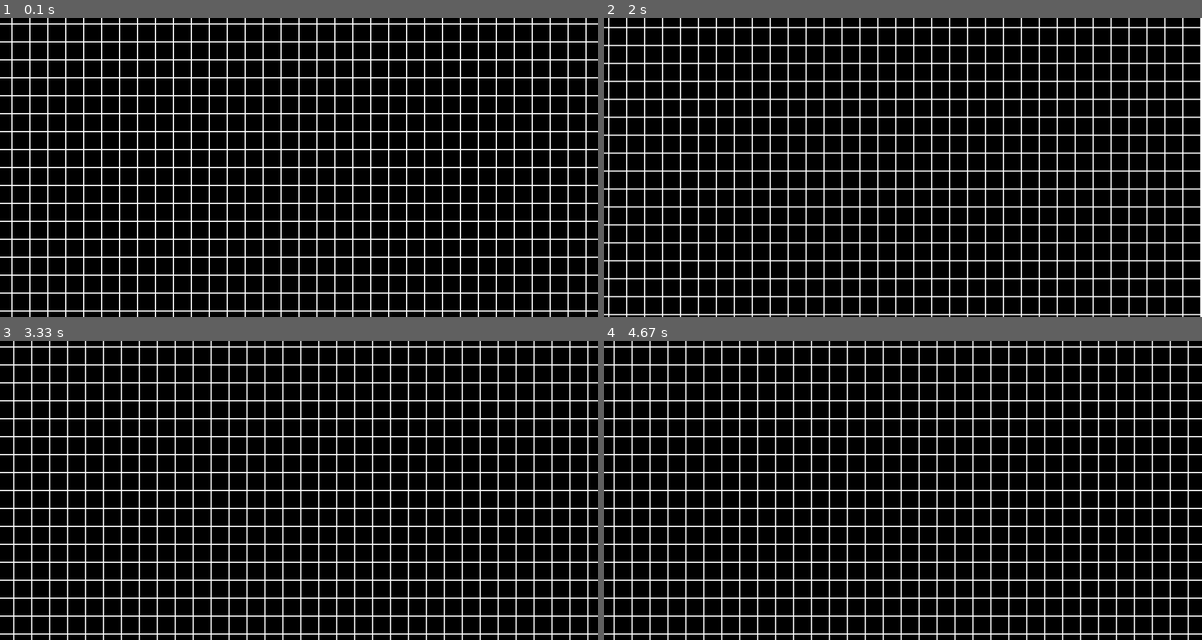
Above: before the commit, frames 1-4 (two rows, left to right).
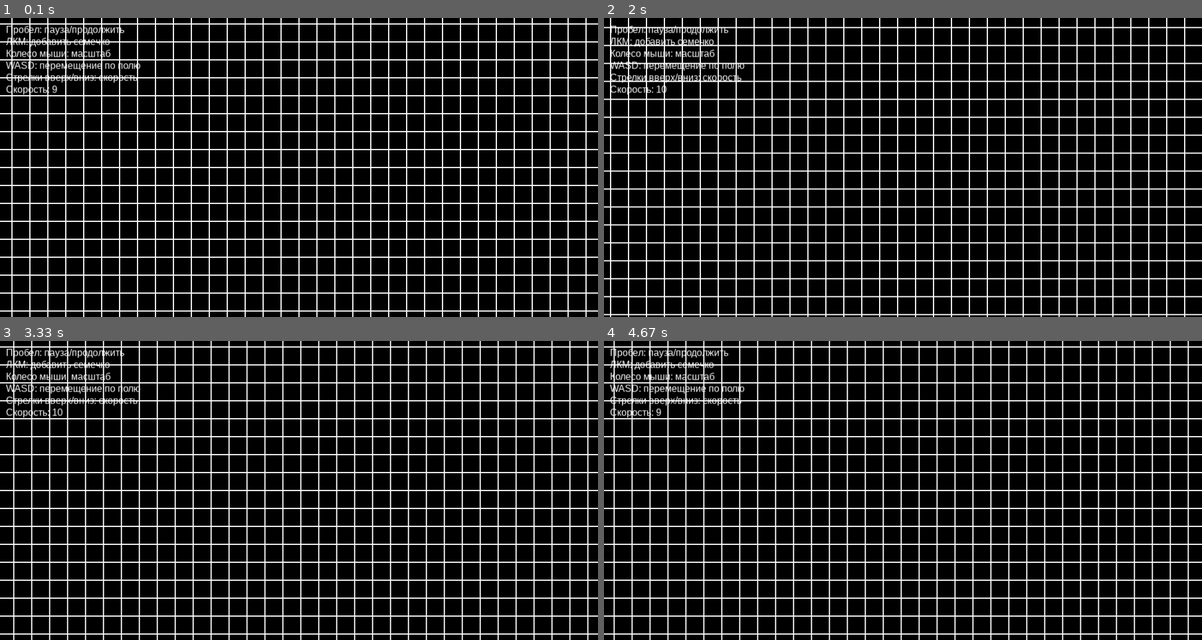
Above: after the commit, the same moments.

Repository: lusipusik/PyGameLife
Game: pygame game, started from source/main.py
The game is run twice, just before and just after one commit, with the same random seed, the same clock (stepped at 60 frames per second) and the same inputs.
Inputs:
- Up to frame 1 (0.1 s): no input
- Up to frame 2 (2 s): tap Space at 0.33 s; tap W at 0.67 s; hold Up 1-1.47 s; hold Down 1.5-1.8 s; hold A from 1.83 s (still down); hold Up from 1.83 s (still down)
- Up to frame 3 (3.33 s): release A at 2.2 s; release Up at 2.2 s; tap one key every 0.33 s from 2.23 s: D S A A
- Up to frame 4 (4.67 s): tap D at 3.57 s; hold Down from 4.3 s (still down)

The runs differ from the first frame. In frame 1, 1.3% of the frame differs, in the area x 1-24%, y 2-26%; in frame 2, 18%, in the area x 0-100%, y 0-100%; in frame 3, 1.3%; in frame 4, 1.3%.

Commit message:
сдвиг с налёженого места

Diff:
--- a/source/Board.py
+++ b/source/Board.py
@@ -1,8 +1,8 @@
 import pygame
+import random
 
 
 class Board:
-
     def __init__(self, width, height, left=10, top=10, cell_size=30):
         self.width = width
         self.height = height
@@ -13,43 +13,65 @@
         self.ymove = 0
         self.zoom = 0
 
-        self.board = [[0] * width for _ in range(height)]
+        # Инициализация доски с клетками, содержащими параметры
+        self.board = [[{
+            'type': 0,  # 0 - пусто, 1 - семечко, 2 - бутон, 3 - корень
+            'energy': 0,
+            'sun': random.randint(1, 3),
+            'fertility': random.randint(1, 3),
+            'age': 0,
+            'next_sun_change': random.randint(10, 20)
+        } for _ in range(width)] for _ in range(height)]
+
         self.set_view(left, top, cell_size)
 
     def render(self, screen):
         cell_size = self.cell_size + self.zoom
         for y in range(self.height):
             for x in range(self.width):
+                cell = self.board[y][x]
+                color = (0, 0, 0)  # черный для пустых клеток
+
+                if cell['type'] == 1:  # семечко - синий
+                    color = (0, 0, 255)
+                elif cell['type'] == 2:  # бутон - зеленый
+                    color = (0, 255, 0)
+                elif cell['type'] == 3:  # корень - коричневый
+                    color = (139, 69, 19)
+
+                pygame.draw.rect(screen, color,
+                                 (x * cell_size + (self.left - self.zoom * self.width / 2) + self.xmove,
+                                  y * cell_size + (self.top - self.zoom * self.height / 2) + self.ymove,
+                                  cell_size,
+                                  cell_size))
                 pygame.draw.rect(screen, pygame.Color(255, 255, 255),
                                  (x * cell_size + (self.left - self.zoom * self.width / 2) + self.xmove,
                                   y * cell_size + (self.top - self.zoom * self.height / 2) + self.ymove,
                                   cell_size,
                                   cell_size), 1)
 
-    # настройка внешнего вида
     def set_view(self, left, top, cell_size):
         self.left = left
         self.top = top
         self.cell_size = cell_size
 
-    # cell - кортеж (x, y)
     def on_click(self, cell):
-        # заглушка для реальных игровых полей
-        pass
+        x, y = cell
+        if self.board[y][x]['type'] == 0:  # только на пустые клетки
+            self.board[y][x]['type'] = 1  # семечко
+            self.board[y][x]['energy'] = 3  # начальная энергия
+
     def xyz(self, xmove, ymove, zoom):
         self.xmove = xmove
         self.ymove = ymove
         self.zoom = zoom
 
     def get_cell(self, mouse_pos):
-        cell_size = self.cell_size + self.zoom  # текущий размер клетки с зумом
-        # Корректируем смещение центра поля при зуме
+        cell_size = self.cell_size + self.zoom
         offset_x = (self.left - self.zoom * self.width / 2) + self.xmove
         offset_y = (self.top - self.zoom * self.height / 2) + self.ymove
-        # Вычисляем координаты клетки
         cell_x = (mouse_pos[0] - offset_x) // cell_size
         cell_y = (mouse_pos[1] - offset_y) // cell_size
-        # Проверка границ
         if cell_x < 0 or cell_x >= self.width or cell_y < 0 or cell_y >= self.height:
             return None
         return int(cell_x), int(cell_y)
--- a/source/Life.py
+++ b/source/Life.py
@@ -1,45 +1,141 @@
 import pygame
-import copy
+import random
 from Board import Board
 
 
 class Life(Board):
     def __init__(self, width, height, left=10, top=10, cell_size=30):
         super().__init__(width, height, left, top, cell_size)
-
-    def on_click(self, cell):
-        self.board[cell[1]][cell[0]] = (self.board[cell[1]][cell[0]] + 1) % 2
-
-    def render(self, screen):
-        cell_size = self.cell_size + self.zoom
+        # Инициализируем плодородность от 1 до 3
         for y in range(self.height):
             for x in range(self.width):
-                if self.board[y][x]:
-                    # живые клетки рисуем зелеными
-                    pygame.draw.rect(screen, pygame.Color("green"),
-                                     (x * cell_size + (self.left - self.zoom * self.width / 2) + self.xmove,
-                                      y * cell_size + (self.top - self.zoom * self.height / 2) + self.ymove,
-                                      cell_size,
-                                      cell_size))
-                pygame.draw.rect(screen, pygame.Color(255, 255, 255),
-                                (x * cell_size + (self.left - self.zoom * self.width / 2) + self.xmove,
-                                 y * cell_size + (self.top - self.zoom * self.height / 2) + self.ymove,
-                                cell_size,
-                                cell_size), 1)
+                self.board[y][x]['fertility'] = random.randint(1, 3)
+
+    def distribute_fertility(self, x, y, excess):
+        """Распределяет избыточную плодородность на соседние клетки"""
+        neighbors = []
+        for dy in [-1, 0, 1]:
+            for dx in [-1, 0, 1]:
+                if dx == 0 and dy == 0:
+                    continue
+                nx, ny = x + dx, y + dy
+                if 0 <= nx < self.width and 0 <= ny < self.height:
+                    neighbors.append((nx, ny))
+
+        if not neighbors:
+            return
+
+        per_neighbor = excess // len(neighbors)
+        remainder = excess % len(neighbors)
+
+        for nx, ny in neighbors:
+            self.board[ny][nx]['fertility'] += per_neighbor
+
+        for i in range(remainder):
+            nx, ny = neighbors[i]
+            self.board[ny][nx]['fertility'] += 1
 
     def next_move(self):
-        tmp_board = copy.deepcopy(self.board)
+        # Обновляем солнце
         for y in range(self.height):
             for x in range(self.width):
-                s = 0
-                for dy in range(-1, 2):
-                    for dx in range(-1, 2):
-                        if x + dx < 0 or x + dx >= self.width or y + dy < 0 or y + dy >= self.height:
-                            continue
-                        s += self.board[y + dy][x + dx]
-                s -= self.board[y][x]
-                if s == 3:
-                    tmp_board[y][x] = 1
-                elif s < 2 or s > 3:
-                    tmp_board[y][x] = 0
-        self.board = copy.deepcopy(tmp_board)
+                cell = self.board[y][x]
+                cell['next_sun_change'] -= 1
+                if cell['next_sun_change'] <= 0:
+                    cell['sun'] = random.randint(2, 3)  # Солнце 2 или 3
+                    cell['next_sun_change'] = random.randint(8, 12)
+
+        new_board = [[cell.copy() for cell in row] for row in self.board]
+        total_energy = 0  # Для контроля сохранения энергии
+
+        for y in range(self.height):
+            for x in range(self.width):
+                cell = self.board[y][x]
+                new_cell = new_board[y][x]
+
+                # Обработка переполнения плодородности
+                if cell['fertility'] > 3:
+                    excess = cell['fertility'] - 3
+                    new_cell['fertility'] = 3
+                    self.distribute_fertility(x, y, excess)
+
+                # Обработка семечка
+                if cell['type'] == 1:
+                    new_cell['type'] = 2  # бутон
+                    new_cell['energy'] = 3  # Энергия сохраняется
+                    new_cell['age'] = 0
+
+                # Обработка бутона
+                elif cell['type'] == 2:
+                    new_cell['age'] += 1
+                    total_energy += cell['energy']
+
+                    # Смерть при отрицательной энергии
+                    if cell['energy'] < 0:
+                        new_cell['type'] = 0
+                        new_cell['fertility'] += 1  # Возвращаем часть энергии в почву
+                        continue
+
+                    # Трата энергии (1 единица каждые 4 хода после 5 ходов)
+                    if cell['age'] >= 5 and cell['age'] % 4 == 0:
+                        new_cell['energy'] -= 1
+
+                    # Создание корня требует 1 энергии и даёт +1 к плодородности
+                    if cell['energy'] >= 1:
+                        max_fertility = -1
+                        best_pos = None
+                        for dy, dx in [(-1, 0), (1, 0), (0, -1), (0, 1)]:
+                            ny, nx = y + dy, x + dx
+                            if 0 <= ny < self.height and 0 <= nx < self.width:
+                                neighbor = self.board[ny][nx]
+                                if neighbor['type'] == 0 and neighbor['fertility'] > max_fertility:
+                                    max_fertility = neighbor['fertility']
+                                    best_pos = (ny, nx)
+
+                        if best_pos is not None:
+                            ny, nx = best_pos
+                            new_board[ny][nx]['type'] = 3
+                            new_board[ny][nx]['energy'] = 0
+                            new_cell['energy'] -= 1
+                            new_board[ny][nx]['fertility'] += 1
+
+                    # Размножение требует 2 энергии
+                    if cell['energy'] >= 2:
+                        attempts = 5
+                        while attempts > 0:
+                            attempts -= 1
+                            dy = random.randint(-3, 3)
+                            dx = random.randint(-3, 3)
+                            ny, nx = y + dy, x + dx
+                            if 0 <= ny < self.height and 0 <= nx < self.width:
+                                target = new_board[ny][nx]
+                                if target['type'] == 0:
+                                    target['type'] = 1
+                                    target['energy'] = 3
+                                    new_cell['energy'] -= 2  # Четко 2 энергии на размножение
+                                    break
+                                else:
+                                    target['fertility'] += 1
+                                    new_cell['energy'] -= 2
+                                    break
+
+                # Обработка корня
+                elif cell['type'] == 3:
+                    has_bud = False
+
+                    for dy, dx in [(-1, 0), (1, 0), (0, -1), (0, 1)]:
+                        ny, nx = y + dy, x + dx
+                        if 0 <= ny < self.height and 0 <= nx < self.width:
+                            if self.board[ny][nx]['type'] == 2:
+                                has_bud = True
+                                if cell['fertility'] > 0:
+                                    energy_gain = min(cell['sun'], cell['fertility'])
+                                    new_cell['fertility'] -= energy_gain
+                                    new_board[ny][nx]['energy'] += energy_gain
+                                break
+
+                    if not has_bud:
+                        new_cell['type'] = 0
+                        new_cell['fertility'] += 1
+
+        self.board = new_board
--- a/source/main.py
+++ b/source/main.py
@@ -1,16 +1,16 @@
 import pygame
 from Life import Life
-from Board import Board
+
 
 class GameParameters:
     def __init__(self):
         self.window_width = 1000
         self.window_height = 500
-        self.board_width=60
-        self.board_height=30
-        self.board_offset_left=-400
-        self.board_offset_top=-200
-        self.board_cell_size=30
+        self.board_width = 60
+        self.board_height = 30
+        self.board_offset_left = -400
+        self.board_offset_top = -200
+        self.board_cell_size = 30
 
 
 def main():
@@ -18,13 +18,13 @@
     params = GameParameters()
     screen = pygame.display.set_mode((params.window_width, params.window_height))
     clock = pygame.time.Clock()
-    pygame.display.set_caption('Игра «Жизнь»')
-    board = Life(params.board_width, params.board_height, params.board_offset_left, params.board_offset_top, params.board_cell_size)
+    pygame.display.set_caption('Игра «Жизнь» - Расширенная версия')
+    board = Life(params.board_width, params.board_height, params.board_offset_left, params.board_offset_top,
+                 params.board_cell_size)
 
-    # Включено ли обновление поля
     time_on = False
     ticks = 0
-    speed = 1
+    speed = 2
     xmove = 0
     ymove = 0
     zoom = 0
@@ -36,40 +36,56 @@
             if event.type == pygame.QUIT:
                 running = False
             if event.type == pygame.MOUSEBUTTONDOWN:
-                if event.button == 4:
+                if event.button == 4:  # колесо вверх - увеличение
                     zoom += 2
-                elif event.button == 5:
-                    zoom = max(zoom - 2, -30)
-            if event.type == pygame.MOUSEBUTTONDOWN and event.button == 1:
-                board.get_click(event.pos)
-            if event.type == pygame.KEYDOWN and event.key == pygame.K_SPACE:
-                time_on = not time_on
-            if event.type == pygame.KEYDOWN and event.key == pygame.K_UP:
-                speed += 1
-            if event.type == pygame.KEYDOWN and event.key == pygame.K_DOWN:
-                speed -= 1
+                elif event.button == 5:  # колесо вниз - уменьшение
+                    zoom = max(zoom - 2, -26)
+                elif event.button == 1:  # левая кнопка - добавление семечка
+                    board.get_click(event.pos)
+            if event.type == pygame.KEYDOWN:
+                if event.key == pygame.K_SPACE:
+                    time_on = not time_on
+                elif event.key == pygame.K_UP:
+                    speed = max(1, speed - 1)
+                elif event.key == pygame.K_DOWN:
+                    speed += 1
 
         board.xyz(xmove, ymove, zoom)
         keys = pygame.key.get_pressed()
         if keys[pygame.K_a]:
-            xmove = xmove + 3
+            xmove += 3
         if keys[pygame.K_d]:
-            xmove = xmove - 3
+            xmove -= 3
         if keys[pygame.K_w]:
-            ymove = ymove + 3
+            ymove += 3
         if keys[pygame.K_s]:
-            ymove = ymove - 3
+            ymove -= 3
 
         if ticks >= speed:
             if time_on:
                 board.next_move()
-            ticks = -1
+            ticks = 0
         ticks += 1
 
         screen.fill((0, 0, 0))
         board.render(screen)
+
+        # Отображение информации о управлении
+        font = pygame.font.SysFont('Arial', 16)
+        info_text = [
+            "Пробел: пауза/продолжить",
+            "ЛКМ: добавить семечко",
+            "Колесо мыши: масштаб",
+            "WASD: перемещение по полю",
+            "Стрелки вверх/вниз: скорость",
+            f"Скорость: {11 - speed}"
+        ]
+        for i, text in enumerate(info_text):
+            text_surface = font.render(text, True, (255, 255, 255))
+            screen.blit(text_surface, (10, 10 + i * 20))
+
+        pygame.display.flip()
         clock.tick(fps)
-        pygame.display.flip()
 
     pygame.quit()
 
